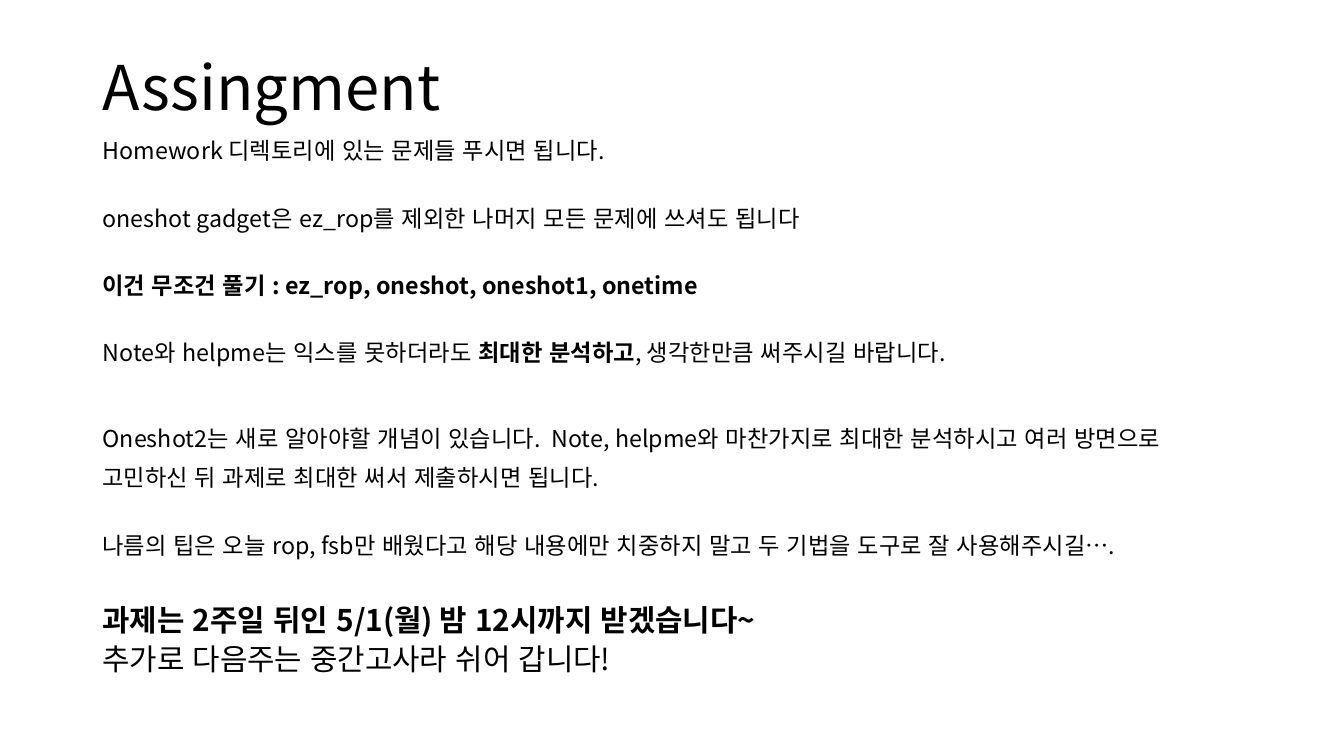
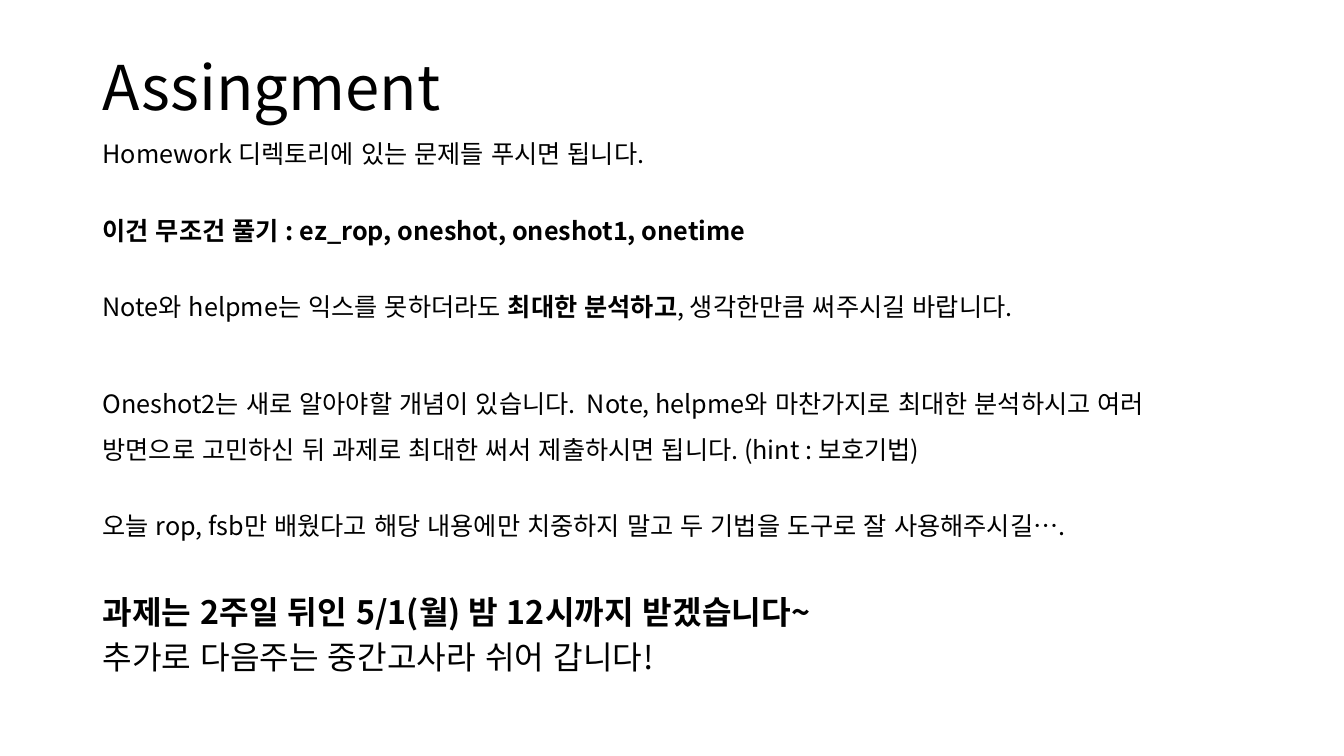
Before and after one commit to more-kohii/Cykor_seminar, a slide deck: slide 22 of ROP_FSB.pptx (slide 24 before the commit). Drawn at 1344x756 pixels with LibreOffice and Linux fonts; fonts in the diff are those of the drawing. Boxes give left, top, right and bottom in pixels: in the first picture for what was removed or moved away, otherwise in the second. Text is boxed around its words. In the diff, an @@ line names an element or a change of style, - is before the commit and + after.

```diff
--- a/ROP_FSB.pptx
+++ b/ROP_FSB.pptx
@@ text at [102,142,1013,672]: size 16.6 to 18 pt in "Homework 디렉토리에 있는 문제들 푸시면 됩니다.", "이건 무조건 풀기 : ez_rop, oneshot, oneshot1, ...", "Note와 helpme는 익스를 못하더라도 최대한 분석하고, 생각한만큼 ..."; size 21.3 to 23 pt in "과제는 2주일 뒤인 5/1(월) 밤 12시까지 받겠습니다~", "추가로 다음주는 중간고사라 쉬어 갑니다!"; line spacing 0.7 to 0.8 @@
@@ text at [102,207,799,233]: paragraph removed @@
-oneshot gadget은 ez_rop를 제외한 나머지 모든 문제에 쓰셔도 됩니다
@@ text at [102,392,1144,541]: text changed; size 16.6 to 18 pt @@
-Oneshot2는 새로 알아야할 개념이 있습니다. Note, helpme와 마찬가지로 최대한 분석하시고 여러 방면으로 고민하신 뒤 과제로 최대한 써서 제출하시면 됩니다.
-나름의 팁은 오늘 rop, fsb만 배웠다고 해당 내용에만 치중하지 말고 두 기법을 도구로 잘 사용해주시길….
+Oneshot2는 새로 알아야할 개념이 있습니다. Note, helpme와 마찬가지로 최대한 분석하시고 여러 방면으로 고민하신 뒤 과제로 최대한 써서 제출하시면 됩니다. (hint : 보호기법)
+오늘 rop, fsb만 배웠다고 해당 내용에만 치중하지 말고 두 기법을 도구로 잘 사용해주시길….
```
Also in this commit, not shown: 2 other slides changed, 2 slides removed.
